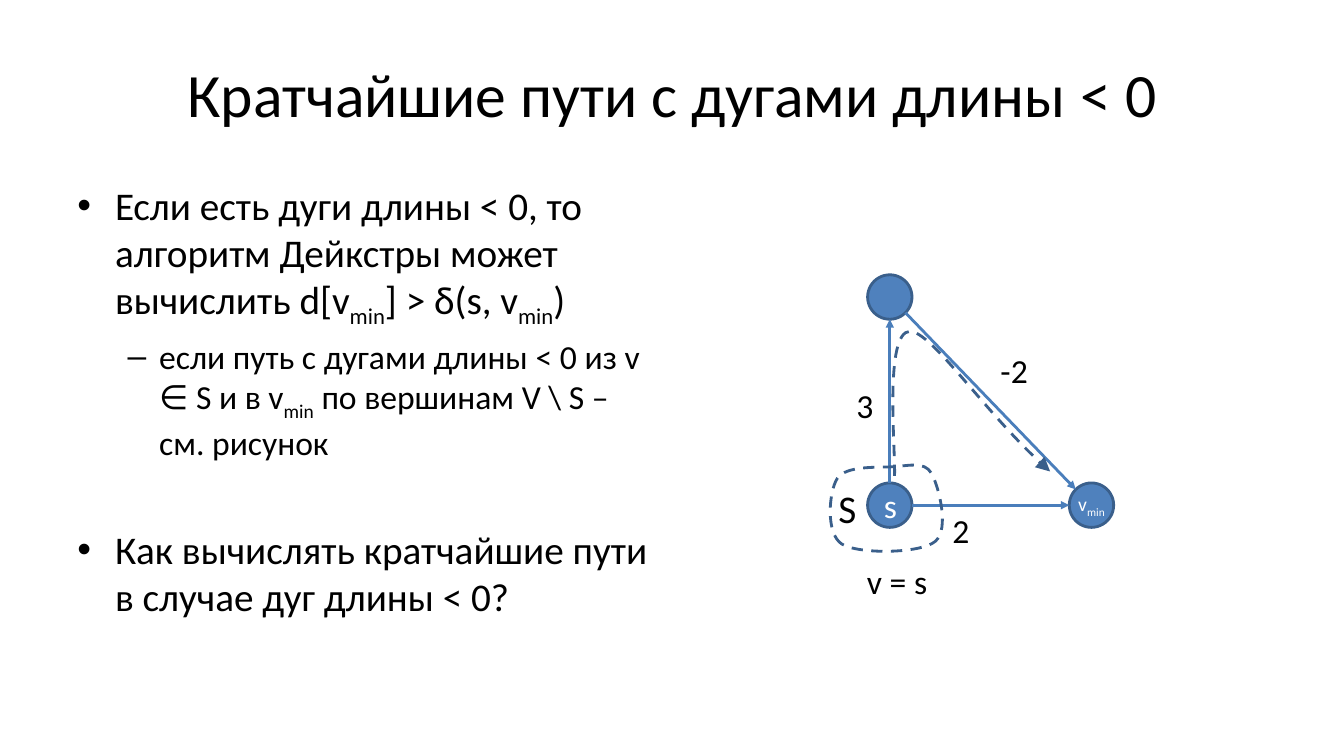
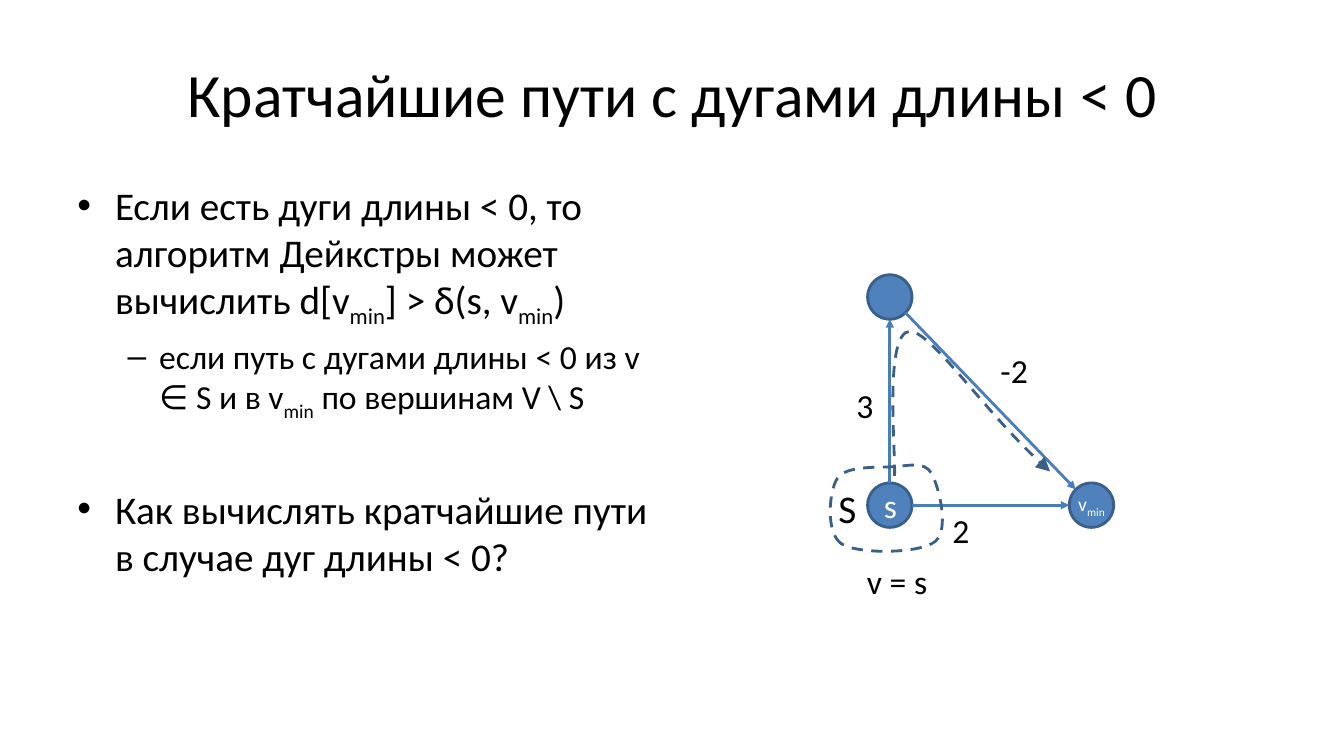
Before and after one commit to Evgueni-Petrov-aka-espetrov/Algorithms-and-Programming-in-C-pptx, a slide deck: slide 95 of 18 Кратчайшие пути и топсорт.pptx. Drawn at 1344x756 pixels with LibreOffice and Linux fonts; fonts in the diff are those of the drawing. Boxes give left, top, right and bottom in pixels: in the first picture for what was removed or moved away, otherwise in the second. Text is boxed around its words. In the diff, an @@ line names an element or a change of style, - is before the commit and + after.

```diff
--- a/18 Кратчайшие пути и топсорт.pptx
+++ b/18 Кратчайшие пути и топсорт.pptx
@@ text at (159,347,640,415): text changed @@
-  – если путь с дугами длины < 0 из v ∈ S и в vmin по вершинам V \ S – см. рисунок
+  – если путь с дугами длины < 0 из v ∈ S и в vmin по вершинам V \ S
```
Also in this commit, not shown: 22 other slides changed, 2 slides added, 1 slide removed.
